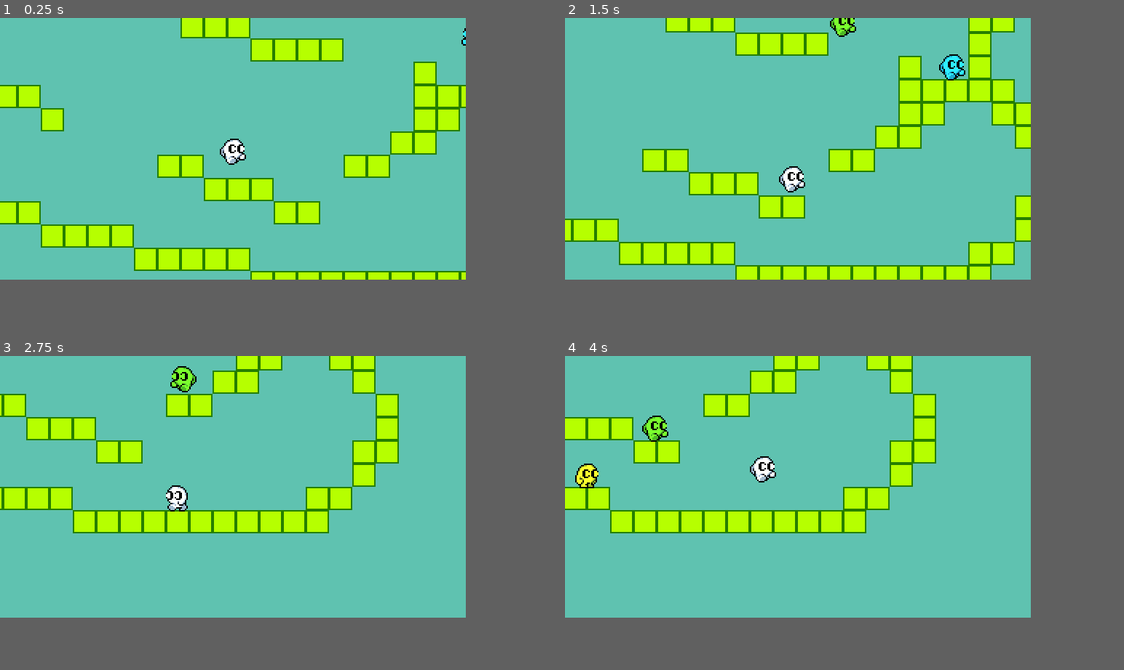
Above: before the commit, frames 1-4 (two rows, left to right).
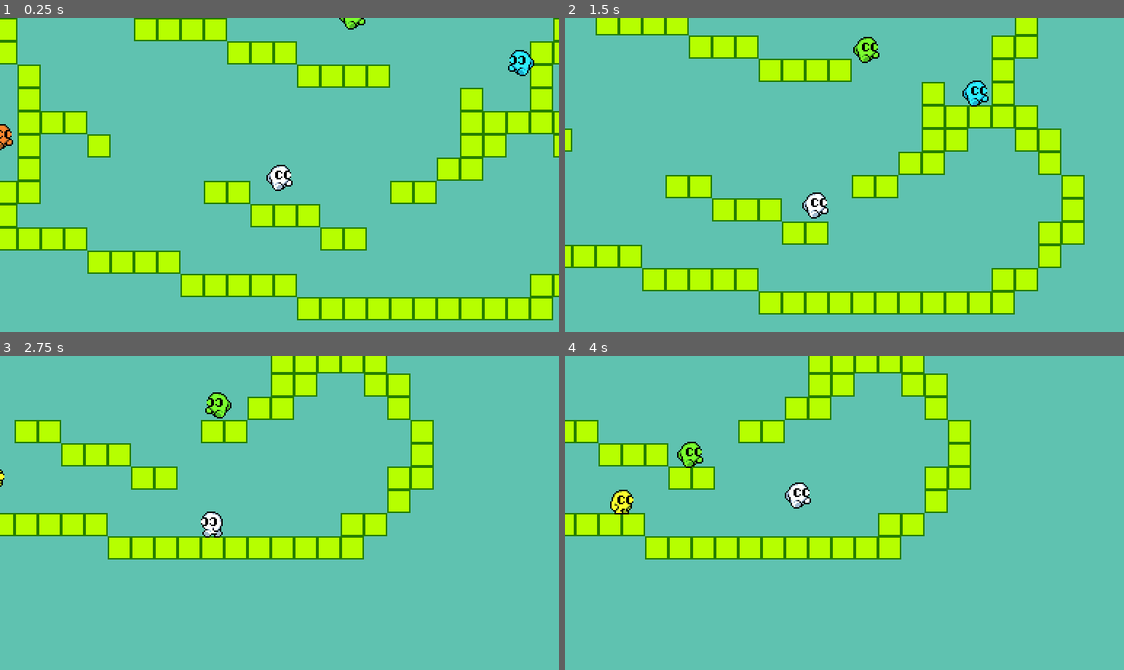
Above: after the commit, the same moments.

Repository: lpjoh/Stacklings
Game: Godot game, scene res://assets/objects/game.tscn
The game is run twice, just before and just after one commit, with the same random seed, the same clock (stepped at 60 frames per second) and the same inputs.
Inputs:
- Up to frame 1 (0.25 s): no input
- Up to frame 2 (1.5 s): tap Enter (show_menu) at 0.5 s; hold D (move_right) from 0.53 s (still down); tap Shift (throw) at 0.6, 1.35 s; tap Space (jump) at 0.77 s
- Up to frame 3 (2.75 s): tap Space (jump) at 1.52 s; release D (move_right) at 2.03 s; hold A (move_left) from 2.03 s (still down); tap Shift (throw) at 2.1 s
- Up to frame 4 (4 s): release A (move_left) at 2.78 s; hold D (move_right) from 2.78 s (still down); tap Shift (throw) at 2.85, 3.6 s; tap Space (jump) at 3.02, 3.77 s
In our replay, the window is 640x360 before the commit and 768x432 after it. These sizes can differ from the game's own. Grey fills any space a smaller window leaves; there, only what the larger window draws over its background counts as a difference.

The runs differ from the first frame. In frame 1, 27% of the frame differs, in the area x 0-100%, y 0-97%; in frame 2, 30%, in the area x 0-93%, y 0-95%; in frame 3, 21%; in frame 4, 21%.

Commit message:
Changed drag limit to 16, zoomed out

Diff:
--- a/assets/objects/player/Camera2D.gd
+++ b/assets/objects/player/Camera2D.gd
@@ -1,6 +1,6 @@
 extends Camera2D
 
-const drag_x_limit = 24
+const drag_x_limit = 16
 const offset_x_limit = 48
 const floor_y_offset = 16
 const fall_limit = 48
--- a/project.godot
+++ b/project.godot
@@ -17,8 +17,9 @@
 
 [display]
 
-window/size/viewport_width=320
-window/size/viewport_height=180
+window/size/viewport_width=384
+window/size/viewport_height=216
+window/size/mode=3
 window/size/window_width_override=960
 window/size/window_height_override=540
 window/stretch/mode="viewport"
